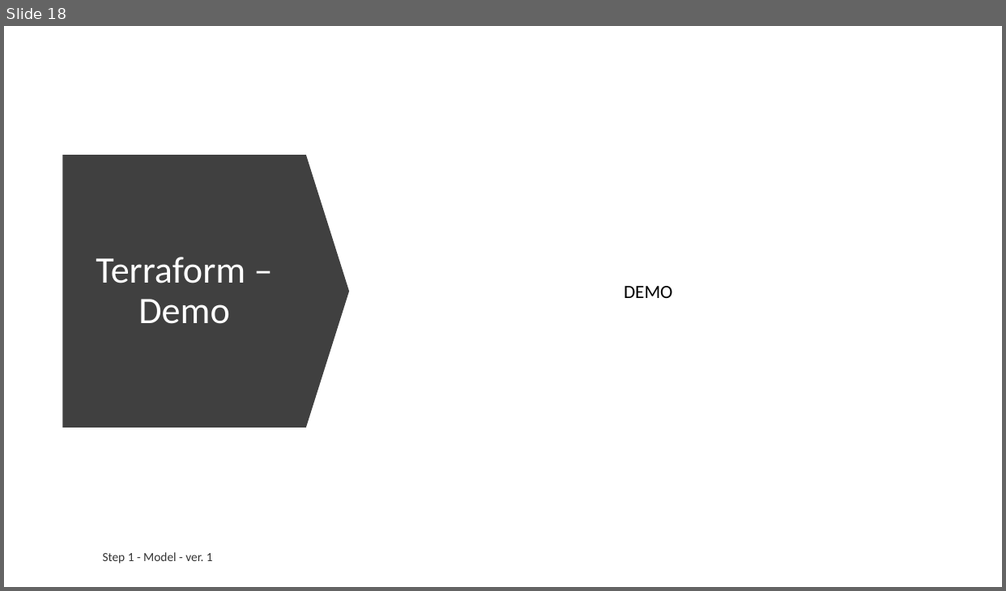
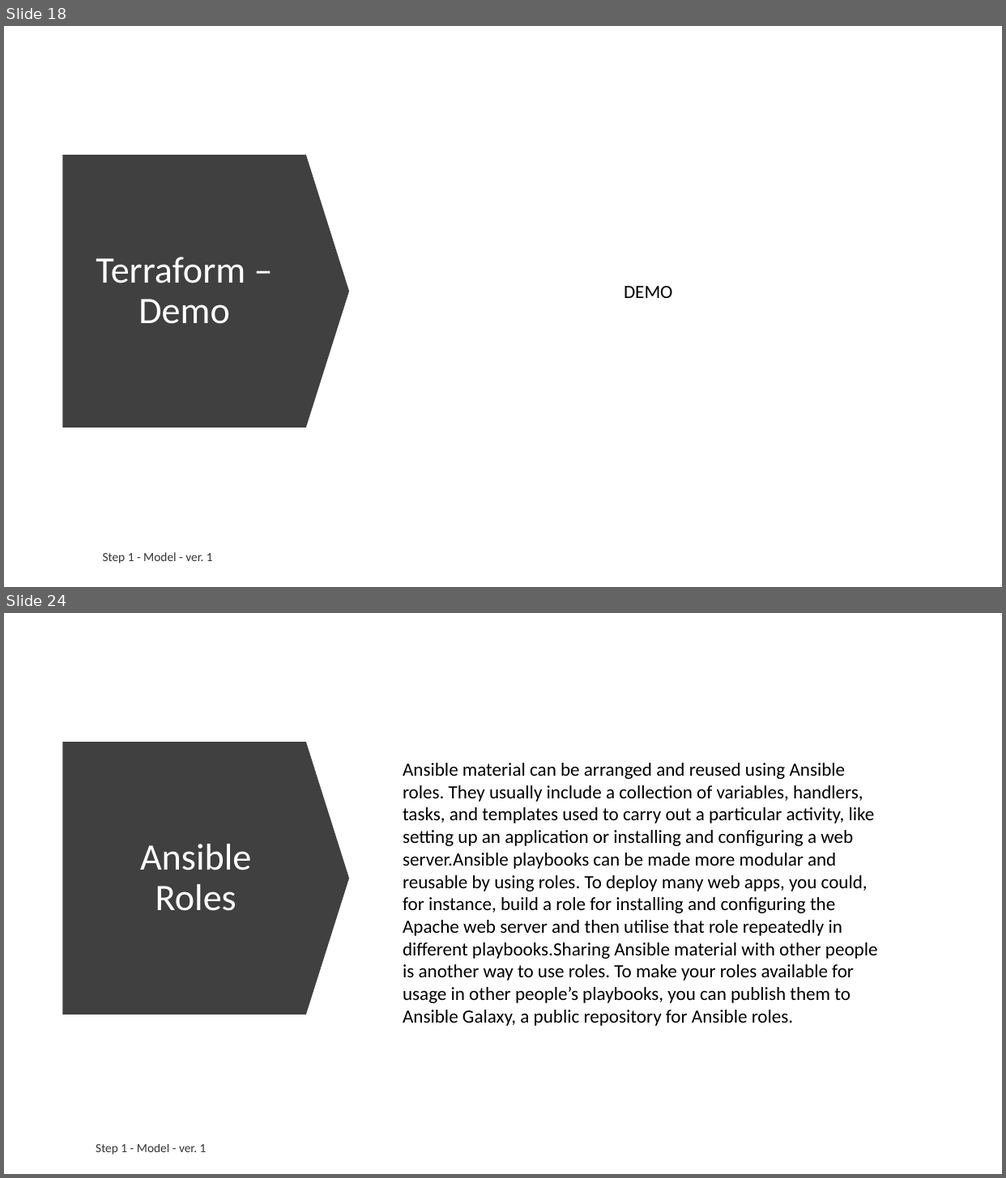
Before and after one commit to ext4dmin/DevOps-Mentorship, a slide deck: Step05-Infrastructure_as_a_Code_speach.pptx. Shown one above the other, each under a label of ours: slide 18 before the commit, slides 18 and 24 after it; the slides between them are not shown. The pictures are 1006x591 and 1006x1178 pixels, drawn with LibreOffice and Linux fonts; fonts in the diff are those of the drawing. Boxes give left, top, right and bottom in pixels: in the first picture for what was removed or moved away, otherwise in the second. Text is boxed around its words. In the diff, an @@ line names an element or a change of style, - is before the commit and + after.

Commit message:
Step 5. IaC: - To Review

```diff
--- a/Step05-Infrastructure_as_a_Code_speach.pptx
+++ b/Step05-Infrastructure_as_a_Code_speach.pptx
@@ slide 24 added at bbox=[4, 613, 1002, 1174], background #FFFFFF @@
@@ down arrow added at bbox=[63, 742, 350, 1015], fill #404040 @@
@@ text added at bbox=[403, 763, 878, 1026], 18 pt, text #000000 @@
+Ansible material can be arranged and reused using Ansible roles. They usually include a collection of variables, handlers, tasks, and templates used to carry out a particular activity, like setting up an application or installing and configuring a web server.Ansible playbooks can be made more modular and reusable by using roles. To deploy many web apps, you could, for instance, build a role for installing and configuring the Apache web server and then utilise that role repeatedly in different playbooks.Sharing Ansible material with other people is another way to use roles. To make your roles available for usage in other people’s playbooks, you can publish them to Ansible Galaxy, a public repository for Ansible roles.
@@ title added at bbox=[140, 844, 251, 911], 36 pt, text #FFFFFF @@
+Ansible Roles
@@ text added at bbox=[96, 1144, 206, 1155], 12 pt, text #000000 at 80% opacity @@
+Step 1 - Model - ver. 1
```
Also in this commit, not shown: 1 slide changed, 6 other slides added, 2 other files.
